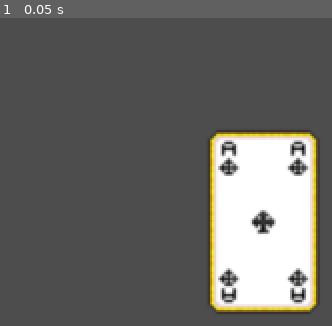
Above: before the commit, frame 1.
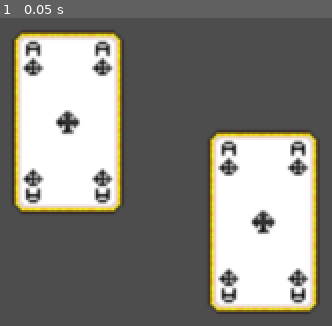
Above: after the commit, the same moment.

Repository: lethalgem/godot-multiplayer-test
Game: Godot game, scene res://scenes/main_game.tscn
Two runs of this game, one before a commit and one after it. Both use one fixed random seed, a clock stepped at 60 frames per second and the inputs below. This scene is started directly instead of the project's main scene.
Inputs:
- Up to frame 1 (0.05 s): no input

The runs differ from the first frame. In frame 1, 19% of the frame differs, in the area x 3-38%, y 3-64%.

Commit message:
Detect Hovering Over Cards

Diff:
--- a/scenes/card_2d.tscn
+++ b/scenes/card_2d.tscn
@@ -14,3 +14,6 @@
 
 [node name="CollisionPolygon2D" type="CollisionPolygon2D" parent="Area2D"]
 polygon = PackedVector2Array(-19, -37, -19, -35, -24, -31, -24, 31, -19, 34.9, -18.5, 38.5, 17, 39, 17, 35.5, 24, 32, 24, -31, 19, -35, 19, -37)
+
+[connection signal="mouse_entered" from="Area2D" to="." method="_on_area_2d_mouse_entered"]
+[connection signal="mouse_exited" from="Area2D" to="." method="_on_area_2d_mouse_exited"]
--- /dev/null
+++ b/scenes/card_manager.tscn
@@ -0,0 +1,6 @@
+[gd_scene load_steps=2 format=3 uid="uid://bn8p8w43nki17"]
+
+[ext_resource type="Script" uid="uid://e7y04s2l53fa" path="res://scripts/card_manager.gd" id="1_lb6jb"]
+
+[node name="CardManager" type="Node2D"]
+script = ExtResource("1_lb6jb")
--- a/scenes/main_game.tscn
+++ b/scenes/main_game.tscn
@@ -1,14 +1,20 @@
-[gd_scene load_steps=4 format=3 uid="uid://c3id4ey22vfar"]
+[gd_scene load_steps=5 format=3 uid="uid://c3id4ey22vfar"]
 
 [ext_resource type="Script" uid="uid://jwk0kpp32mq6" path="res://scripts/main_game.gd" id="1_72e8q"]
 [ext_resource type="PackedScene" uid="uid://bjkswawjgek8q" path="res://scenes/card_2d.tscn" id="1_s3esy"]
+[ext_resource type="PackedScene" uid="uid://bn8p8w43nki17" path="res://scenes/card_manager.tscn" id="2_0rdsr"]
 [ext_resource type="PackedScene" uid="uid://d0evid1ckhj1k" path="res://scenes/player_hand.tscn" id="3_d2op2"]
 
 [node name="MainGame" type="Node2D"]
 script = ExtResource("1_72e8q")
 
-[node name="Card2D" parent="." instance=ExtResource("1_s3esy")]
+[node name="CardManager" parent="." instance=ExtResource("2_0rdsr")]
+
+[node name="Card2D" parent="CardManager" instance=ExtResource("1_s3esy")]
 position = Vector2(572, 521)
+
+[node name="Card2D2" parent="CardManager" instance=ExtResource("1_s3esy")]
+position = Vector2(431, 449)
 
 [node name="PlayerHand" parent="." instance=ExtResource("3_d2op2")]
 position = Vector2(355, 326)
--- a/scripts/card_2d.gd
+++ b/scripts/card_2d.gd
@@ -3,5 +3,15 @@
 @export var area_2d: Area2D
 @export var collision_2d: CollisionPolygon2D
 
+signal card_hover_active
+signal card_hover_inactive
+
 func _ready():
-	pass
+	#This will get card manager
+	get_parent().connect_card_signals(self)
+
+func _on_area_2d_mouse_entered():
+	emit_signal("card_hover_active", self)
+
+func _on_area_2d_mouse_exited():
+	emit_signal("card_hover_inactive", self)
--- a/scripts/card_manager.gd
+++ b/scripts/card_manager.gd
@@ -1 +1,46 @@
-class_name CardManager extends Node
+class_name CardManager extends Node2D
+
+var card_being_dragged
+var screen_size
+
+func _ready():
+	screen_size = get_viewport_rect().size
+
+func _process(delta):
+	if card_being_dragged:
+		var mouse_pos = get_global_mouse_position()
+		card_being_dragged.position = Vector2(
+			clamp(mouse_pos.x,0,screen_size.x),
+			clamp(mouse_pos.y,0,screen_size.y),
+			)
+
+func _input(event):
+	if event.is_action_pressed('left_click'):
+		var card = raycast_check_for_card()
+		if card:
+			card_being_dragged = card
+	if event.is_action_released('left_click'):
+		card_being_dragged = null
+
+func connect_card_signals(card):
+	card.connect("card_hover_active", on_card_hover_active)
+	card.connect("card_hover_inactive", on_card_hover_inactive)
+
+func on_card_hover_active(card):
+	print("hovering")
+	pass
+
+func on_card_hover_inactive(card):
+	print("not hovering")
+	pass
+
+func raycast_check_for_card():
+	var space_state = get_world_2d().direct_space_state
+	var parameters = PhysicsPointQueryParameters2D.new()
+	parameters.position = get_global_mouse_position()
+	parameters.collide_with_areas = true
+	parameters.collision_mask = 1
+	var result = space_state.intersect_point(parameters)
+	if result.size() > 0:
+		return result[0].collider.get_parent()
+	return null
--- a/scripts/main_game.gd
+++ b/scripts/main_game.gd
@@ -1,33 +1 @@
 class_name MainGame extends Node2D
-
-var card_being_dragged
-var screen_size
-
-func _ready():
-	screen_size = get_viewport_rect().size
-
-func _process(delta):
-	if card_being_dragged:
-		var mouse_pos = get_global_mouse_position()
-		card_being_dragged.position = Vector2(clamp(mouse_pos.x,0,screen_size.x),
-			clamp(mouse_pos.y,0,screen_size.y))
-
-func _input(event):
-	if event.is_action_pressed('left_click'):
-		var card = raycast_check_for_card()
-		if card:
-			card_being_dragged = card
-	if event.is_action_released('left_click'):
-		card_being_dragged = null
-	print("Click Left Button")
-
-func raycast_check_for_card():
-	var space_state = get_world_2d().direct_space_state
-	var parameters = PhysicsPointQueryParameters2D.new()
-	parameters.position = get_global_mouse_position()
-	parameters.collide_with_areas = true
-	parameters.collision_mask = 1
-	var result = space_state.intersect_point(parameters)
-	if result.size() > 0:
-		return result[0].collider.get_parent()
-	return null
